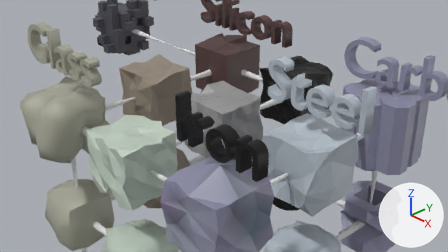
Two versions of the Blender file dist/Model/crafting tree.blend, one commit apart.
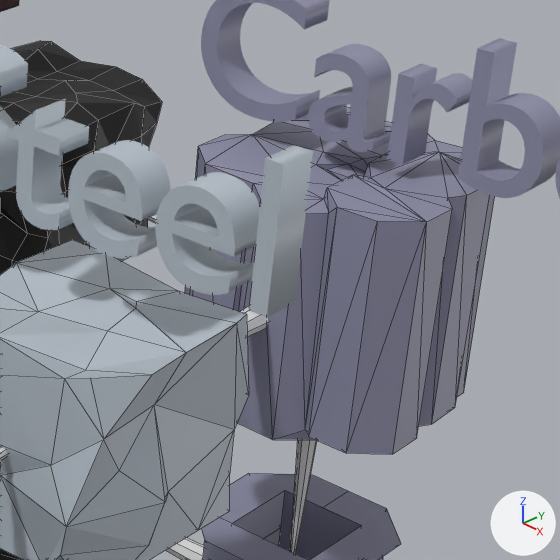
The first picture shows the older version from the file's camera 'Camera'. The close-ups show both versions on the part from 64% to 100% of the width and 17% to 82% of the height of that picture. Arrows for +X, +Y and +Z are at lower right; the lights stay in place. The close-ups show mesh edges as thin lines.

In view in the first close-up: 'Carbon Label', 'Cube.001', 'Cylinder.055', 'Steel Label', 'carbon-chondrite', 'carbon-fiber', 'organics'.
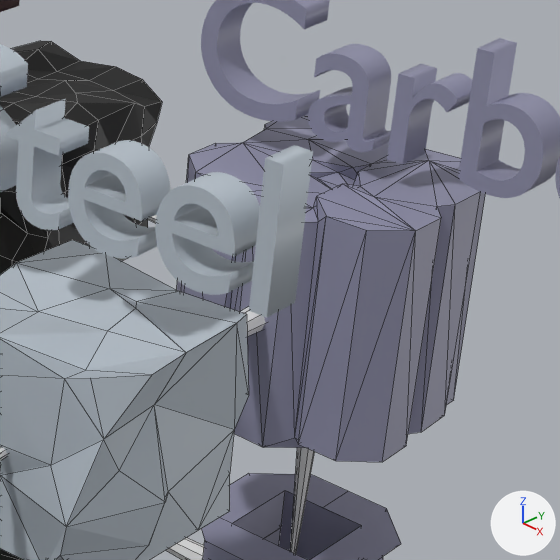
Location of each change, (x1, y1, x2, y2) in pixels of the close-ups (560 x 560 px):
'carbon-chondrite', moved: before (185, 107, 494, 454); after (177, 114, 485, 462)

Edits to the bpy script that builds the scene:
```text
Change me_cylinder:
    where me_cylinder.from_pydata(...)  # 93 vertices, 179 faces; spans x -0.3..1.28, y -0.89..0.48, z -0.55..0.54
    used by ob_carbon_chondrite; location = (1.673, 2.385, 0.026); rotation_euler = (0.0, 0.0, -0.393), in degrees (0, 0, -23); scale = (1.0, 1.0, 1.28)
    me_cylinder part 1: the whole mesh is moved by (-0.47, 0.19, -0.02)
Change ob_carbon_chondrite:
    ob_carbon_chondrite.location: (1.673, 2.385, 0.026) -> (2.0, 2.0, 0.0)
```
